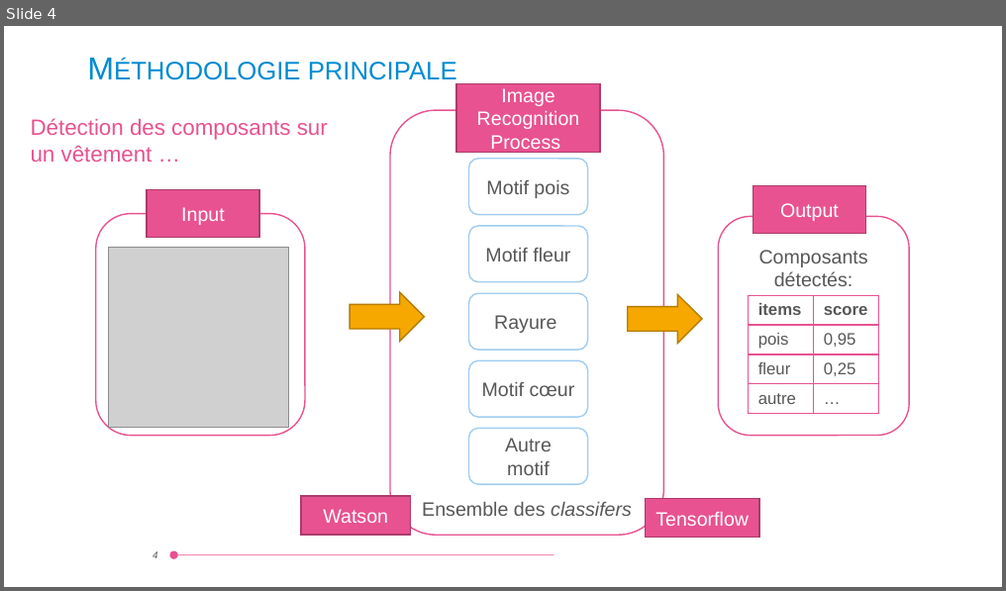
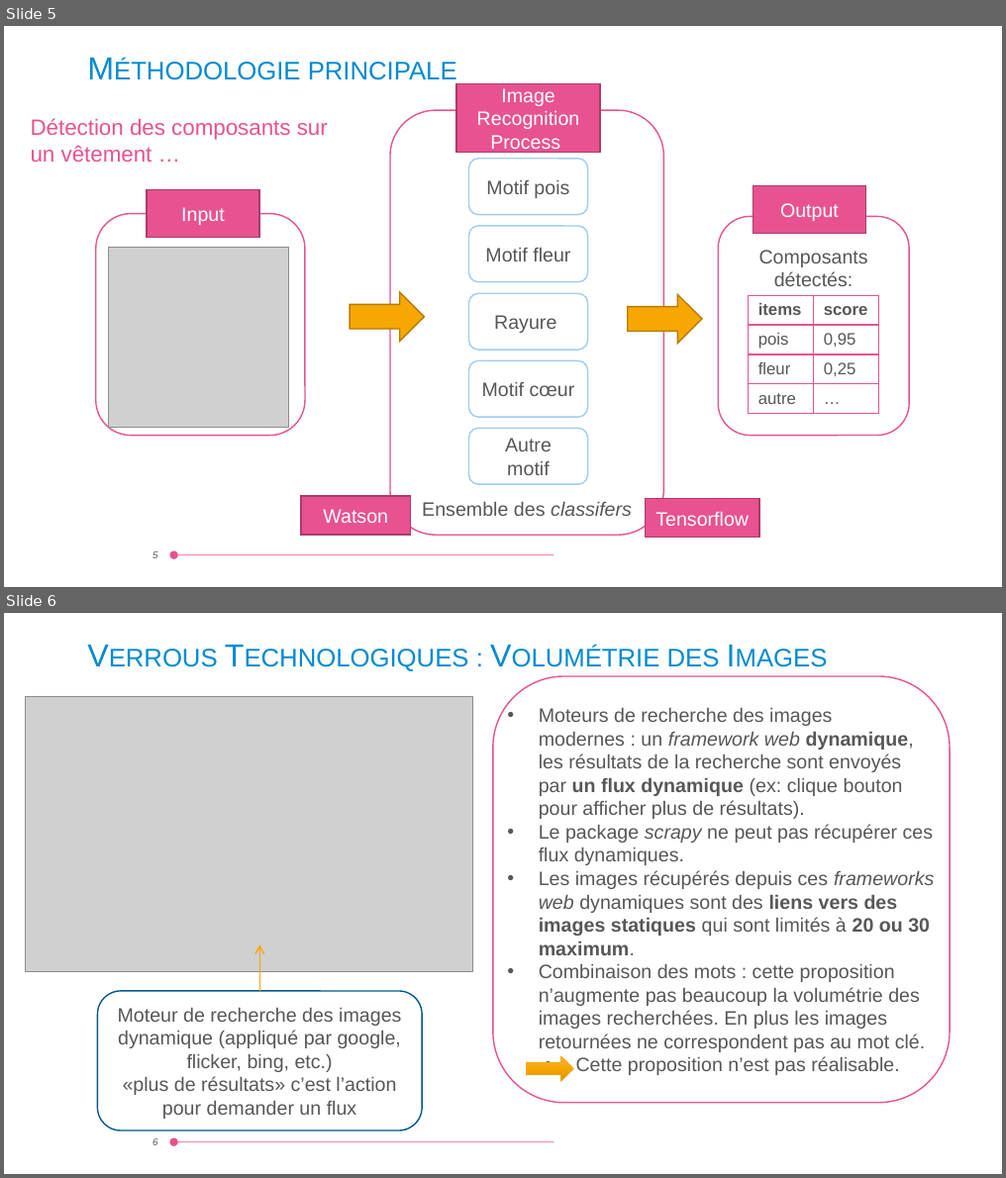
Before and after one commit to nanzhao2016/Projet_Mode, a slide deck: methodologie.pptx. Shown one above the other, each under a label of ours: slide 4 before the commit, slides 5 and 6 after it. The pictures are 1006x591 and 1006x1178 pixels, drawn with LibreOffice and Linux fonts; fonts in the diff are those of the drawing; grey boxes stand for pictures; background and template pictures are left out. Boxes give left, top, right and bottom in pixels: in the first picture for what was removed or moved away, otherwise in the second. Text is boxed around its words. In the diff, an @@ line names an element or a change of style, - is before the commit and + after.

```diff
--- a/methodologie.pptx
+++ b/methodologie.pptx
@@ slide 6 added at [4, 613, 1002, 1174], background picture (left out); not listed: 1 template element that a slide beside it also shows @@
@@ picture added at [26, 697, 474, 972] @@
@@ rounded rectangle added at [493, 677, 950, 1103], fill #FFFFFF, outline #E85290 1 pt @@
@@ text added at [539, 708, 934, 1075], 14 pt, text #575757 @@
+• Moteurs de recherche des images modernes : un framework web dynamique, les résultats de la recherche sont envoyés par un flux dynamique (ex: clique bouton pour afficher plus de résultats).
+• Le package scrapy ne peut pas récupérer ces flux dynamiques.
+• Les images récupérés depuis ces frameworks web dynamiques sont des liens vers des images statiques qui sont limités à 20 ou 30 maximum.
+• Combinaison des mots : cette proposition n’augmente pas beaucoup la volumétrie des images recherchées. En plus les images retournées ne correspondent pas au mot clé.
+  • Cette proposition n’est pas réalisable.
@@ arrow added from (259, 991) to (259, 946), #F6A800 1 pt @@
@@ rounded rectangle added at [98, 991, 422, 1131], fill #FFFFFF, outline #00578E 1 pt, 14 pt, text #575757 @@
+Moteur de recherche des images dynamique (appliqué par google, flicker, bing, etc.)
+«plus de résultats» c’est l’action pour demander un flux
@@ title added at [539, 987, 920, 1029], 23 pt, text #008BD2, small capitals @@
+Verrous Technologiques : Volumétrie des Images
@@ right arrow added at [526, 1058, 573, 1082], fill gradient #FBB24B to #F6A800 to #DB9500, outline #F6A800 0.5 pt @@
@@ page number added at [152, 1139, 157, 1146], 7 pt, text #575757, italic @@
+6
@@ what was slide 4 is now slide 5 @@
@@ page number at [152, 552, 157, 559]: text changed @@
-4
+5
```
Also in this commit, not shown: 2 slides changed, 5 other slides added.
